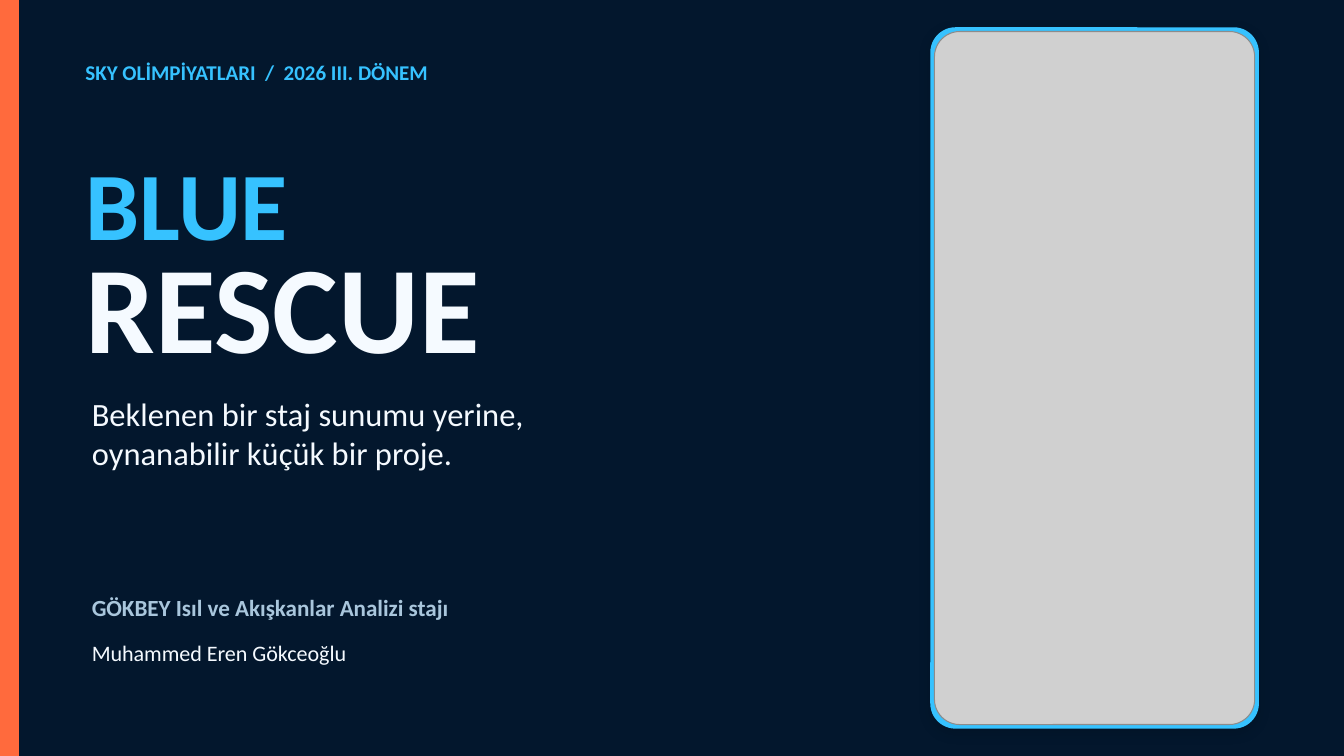
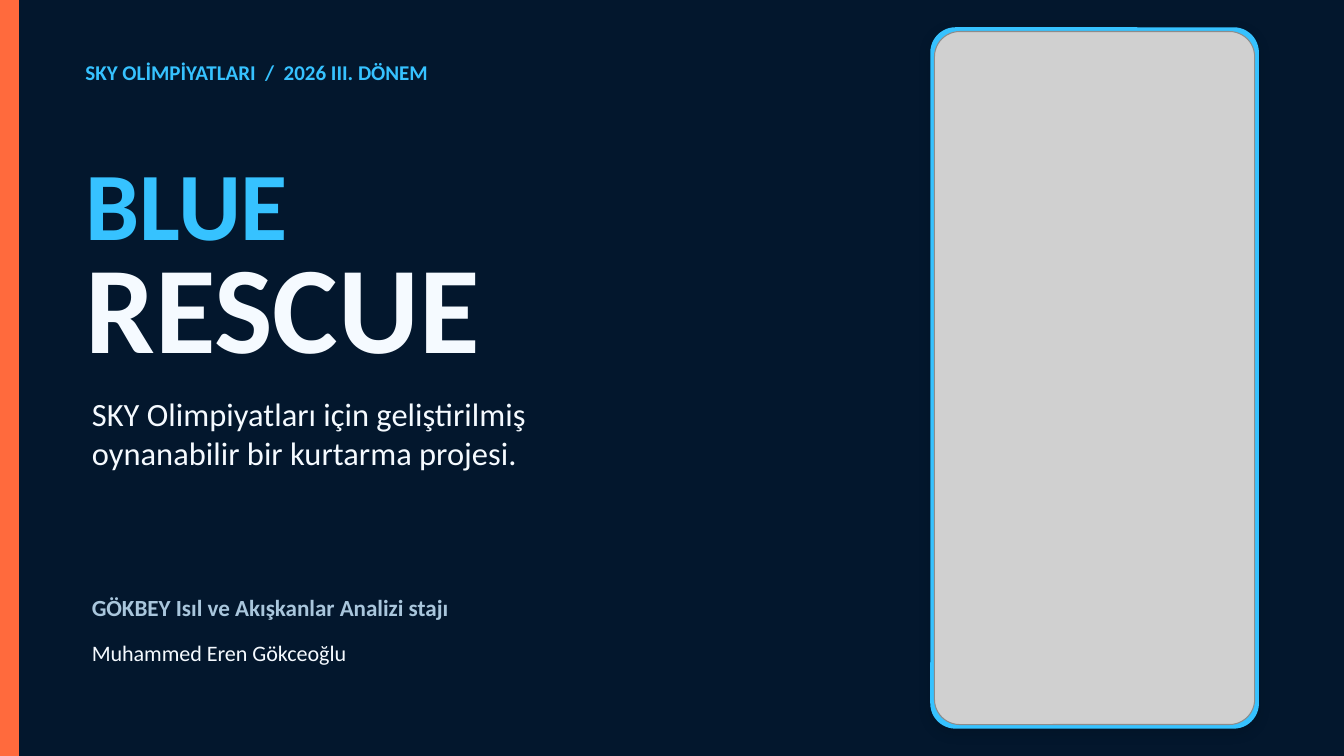
Before and after one commit to muhammederengokceogludarussi-ux/volitan-labs-website, a slide deck: slide 1 of public/presentations/Blue_Rescue_SKY_Olimpiyatlari_Sunumu.pptx. Drawn at 1344x756 pixels with LibreOffice and Linux fonts; fonts in the diff are those of the drawing; grey boxes stand for pictures. Boxes give left, top, right and bottom in pixels: in the first picture for what was removed or moved away, otherwise in the second. Text is boxed around its words. In the diff, an @@ line names an element or a change of style, - is before the commit and + after.

```diff
--- a/public/presentations/Blue_Rescue_SKY_Olimpiyatlari_Sunumu.pptx
+++ b/public/presentations/Blue_Rescue_SKY_Olimpiyatlari_Sunumu.pptx
@@ text at (x1=92, y1=403, x2=525, y2=471): text changed @@
-Beklenen bir staj sunumu yerine,
-oynanabilir küçük bir proje.
+SKY Olimpiyatları için geliştirilmiş
+oynanabilir bir kurtarma projesi.
```
Also in this commit, not shown: 3 other slides changed, 1 slide added, 4 other files.
